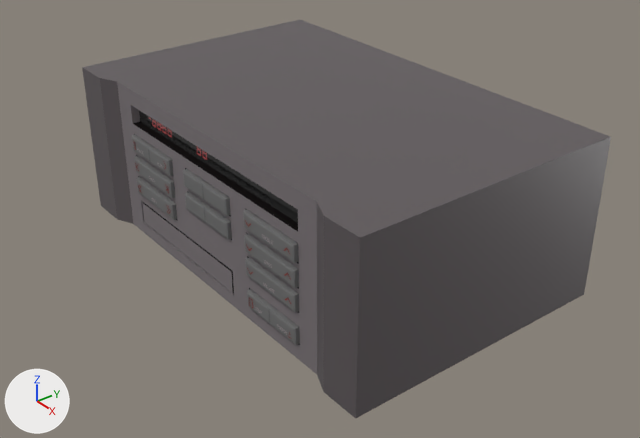
Renders of the Blender file 3dplayer/model/chassis.blend from each side of a commit.
One viewpoint serves both versions: a camera (50 mm lens) standing at (9.83, -7.77, 5.93) and looking at (0.64, -0.62, -0.49). Lighting does not change. The marker at lower left points along +X, +Y and +Z. Text is drawn in Blender's own font.

Script lines for the objects in view, before the commit:
```python
me_cube = bpy.data.meshes.new('Cube')
me_cube.from_pydata(...)  # 193 vertices, 136 faces, 2 loose edges; spans x -0.92..0.92, y -1.0..1.07, z -1.47..1.09
# faces by material slot: [16, 4, 47, 69]
me_cube.materials.append(mat_metalsides)  # dark grey #5d5759
me_cube.materials.append(mat_displayglass)  # black #333333
me_cube.materials.append(mat_frontpanel)  # grey #7c7578
me_cube.materials.append(mat_interior)  # black #161313
me_cube_009 = bpy.data.meshes.new('Cube.009')
me_cube_009.from_pydata(...)  # 40 vertices, 17 faces; spans x 0.263..0.563, y 0.977..1.03, z 0.063..0.324
# faces by material slot: [13, 4]
me_cube_009.materials.append(mat_buttons)  # grey #707070
me_cube_009.materials.append(mat_paint)  # red #861714
me_cube_013 = bpy.data.meshes.new('Cube.013')
me_cube_013.from_pydata(...)  # 32 vertices, 23 faces; spans x -0.563..0.145, y 0.433..1.644, z -1.255..-0.871
# faces by material slot: [1, 22]
me_cube_013.materials.append(mat_frontpanel)  # grey #7c7578
me_cube_013.materials.append(mat_interior)  # black #161313
ob_casing = bpy.data.objects.new('Casing', me_cube)
ob_casing.location = (0.0, 0.0, 0.0)
ob_casing.scale = (3.82, -2.15, 1.0)
ob_disctray = bpy.data.objects.new('DiscTray', me_cube_013)
ob_disctray.location = (0.0, 1.39, 0.0)
ob_disctray.scale = (3.82, -2.15, 1.0)
ob_doublebutton6 = bpy.data.objects.new('DoubleButton6', me_cube_009)
ob_doublebutton6.location = (0.0, 0.0, 0.0)
ob_doublebutton6.scale = (3.82, -2.15, 1.0)
# also in view: 'DoubleButton2' at (-1.57, -2.16, -0.18); 'DoubleButton5' at (0.01, -2.16, -0.18); 'DoubleButton7' at (1.58, -2.16, -0.18); 'DoubleButton4' at (0.01, -2.16, 0.19); 'DoubleButton1.001' at (1.58, -2.16, -1.07)
```
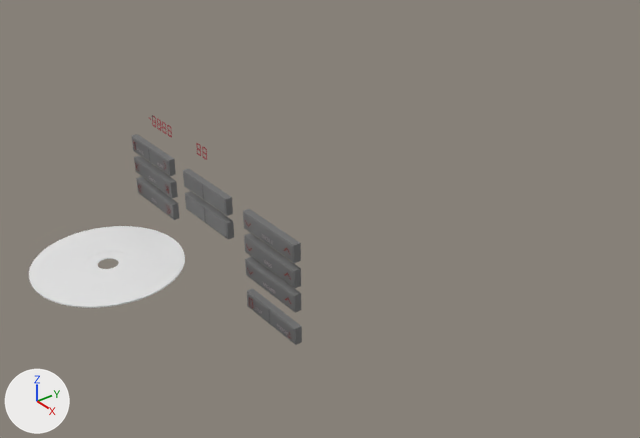
Location of each change, (x1, y1, x2, y2) in pixels of the pictures (640 x 438 px):
'Casing', hidden: before (82, 20, 611, 419)
'CD', added: after (29, 226, 185, 308)
'DiscTray', hidden: before (143, 202, 234, 293)
'CD.001', added: after (84, 251, 132, 276)

What the commit changed:
me_cube_013 is used by ob_disctray; location (0.0, 1.39, 0.0); scale (3.82, -2.15, 1.0).
me_cube_013 had 32 vertices, 23 faces and spanned x -0.563..0.145, y 0.433..1.644, z -1.255..-0.871.
me_cube_013 no longer uses material mat_frontpanel (grey #7c7578).
me_cube_013 no longer uses material mat_interior (black #161313).
me_cube_013 now has 32 vertices, 25 faces and spans x -0.538..0.118, y 0.216..1.619, z -1.16..-0.935.
me_cube_013 part 1: the whole mesh is rebuilt.
me_cube_013 now uses material mat_displayglass (black #333333).
Mesh me_cylinder_001 is new.
It has 412 vertices, 412 faces and spans x -1.0..1.0, y -1.0..1.0, z -1.0..1.0.
Object 'DiscTray' (ob_disctray) moves from (0.0, 1.39, 0.0) to (0.0, -1.15, 0.0).
Object 'DiscTray' (ob_disctray) is now hidden.
Object 'Casing' (ob_casing) is now hidden.
Object 'CD.001' (ob_cd_001) is new; it shows me_cylinder_001.
Its location is (-0.81, -3.42, -0.93).
Its scale is (0.487, 0.487, -0.00596).
Object 'CD' (ob_cd) is new; it shows a copy of me_cylinder_001.
Its location is (-0.81, -3.42, -0.93).
Its scale is (1.11, 1.11, -0.00918).
